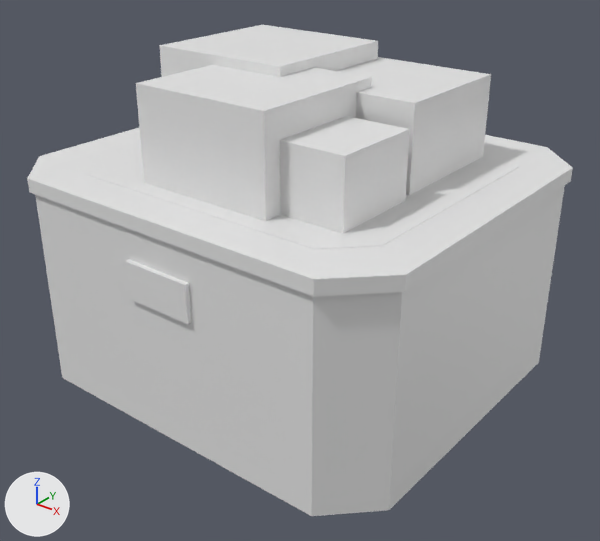
The OBJ model Models/vge_spacer_box_gravlite.obj as it was, and as the next commit left it.
Rendered twice from a 50 mm camera at (1.064, -1.333, 1.047) aimed at (0.03, -0.041, 0.246). The lights are fixed; the arrows at lower left show +X, +Y and +Z. The first picture is the older version. Materials are left out; every surface is plain grey. Where no turn or scale is listed for an object, it has been applied to the vertices.

In view in the first picture: 'vge_spacer_box_gravlite_0', 'vge_spacer_box_gravlite_1', 'vge_spacer_box_gravlite_2', 'vge_spacer_box_gravlite_3', 'vge_spacer_box_gravlite_4', 'vge_spacer_box_gravlite_5', 'vge_spacer_box_gravlite_6', 'vge_spacer_box_gravlite_7'.
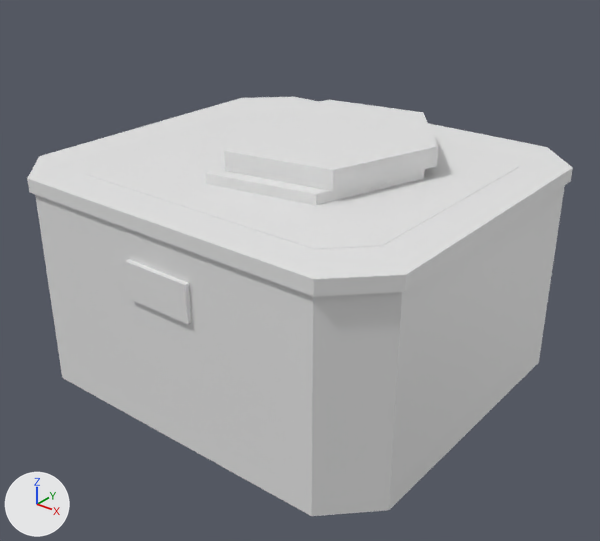
Changed parts and their boxes (x1, y1, x2, y2) in the pictures (600 x 541 px):
'vge_spacer_box_gravlite_4', reshaped
    before: (159, 25, 378, 77)
    after: (205, 100, 438, 205)
'vge_spacer_box_gravlite_6', deleted
    before: (136, 65, 372, 221)
'vge_spacer_box_gravlite_7', deleted
    before: (280, 116, 410, 234)
'vge_spacer_box_gravlite_5', deleted
    before: (338, 57, 491, 195)

Diff of the bpy script that builds the scene:
```diff
--- a/Models/vge_spacer_box_gravlite.obj.py
+++ b/Models/vge_spacer_box_gravlite.obj.py
@@ me_vge_spacer_box_gravlite_4 @@
 # used by ob_vge_spacer_box_gravlite_4; location = (0.0, 0.0, 0.0)
-me_vge_spacer_box_gravlite_4.from_pydata(...)  # 8 vertices, 12 faces; spans x -0.32..0.02, y -0.09..0.25, z 0.4..0.7
+me_vge_spacer_box_gravlite_4.from_pydata(...)  # 36 vertices, 60 faces; spans x -0.25..0.275, y -0.26..0.299, z 0.42..0.545
+# me_vge_spacer_box_gravlite_4 part 1: the whole mesh is rebuilt
@@ ob_vge_spacer_box_gravlite_5 @@
-ob_vge_spacer_box_gravlite_5 = bpy.data.objects.new('vge_spacer_box_gravlite_5', me_vge_spacer_box_gravlite_5)
-ob_vge_spacer_box_gravlite_5.location = (0.0, 0.0, 0.0)
@@ ob_vge_spacer_box_gravlite_6 @@
-ob_vge_spacer_box_gravlite_6 = bpy.data.objects.new('vge_spacer_box_gravlite_6', me_vge_spacer_box_gravlite_6)
-ob_vge_spacer_box_gravlite_6.location = (0.0, 0.0, 0.0)
@@ ob_vge_spacer_box_gravlite_7 @@
-ob_vge_spacer_box_gravlite_7 = bpy.data.objects.new('vge_spacer_box_gravlite_7', me_vge_spacer_box_gravlite_7)
-ob_vge_spacer_box_gravlite_7.location = (0.0, 0.0, 0.0)
```
